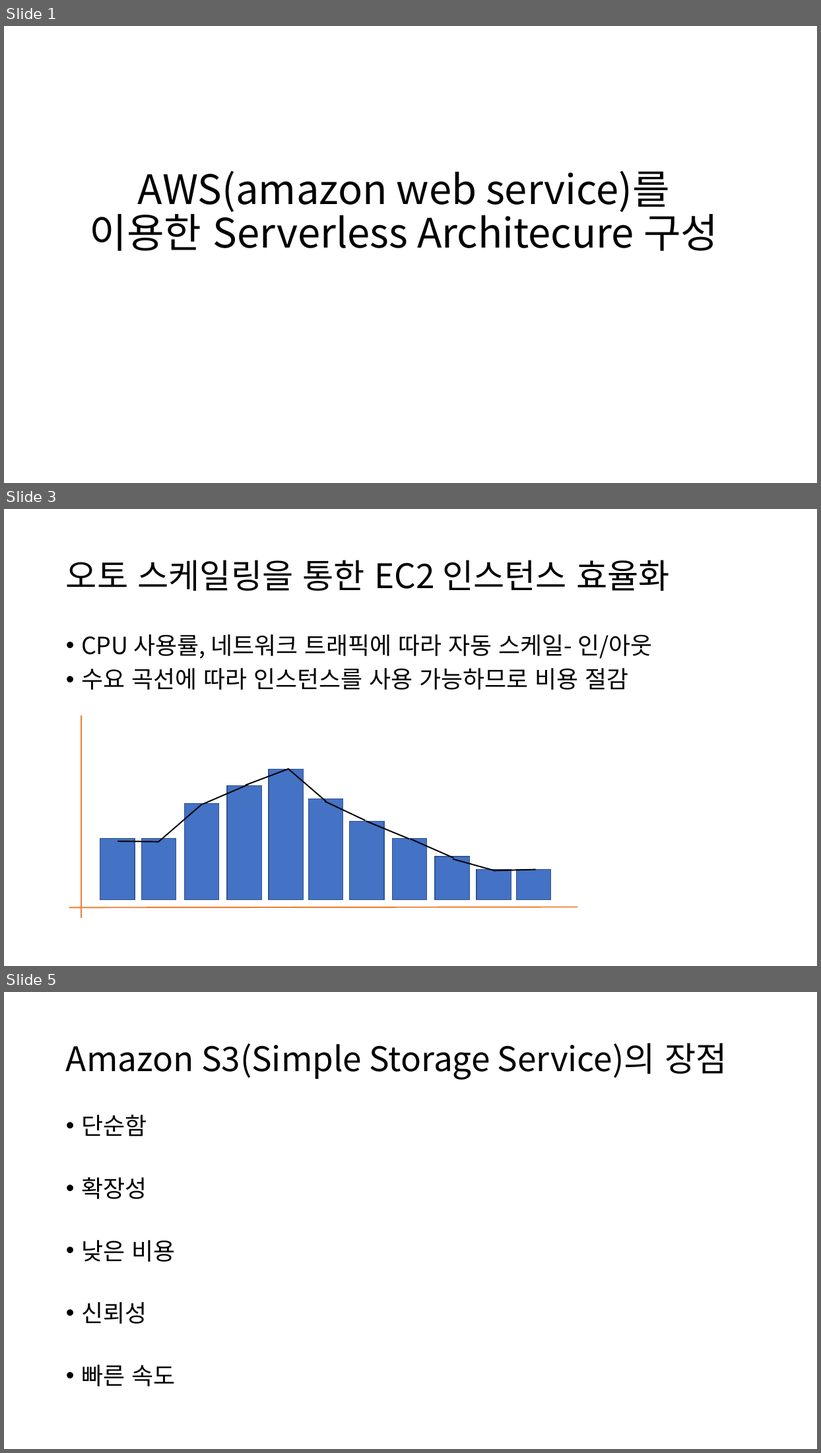
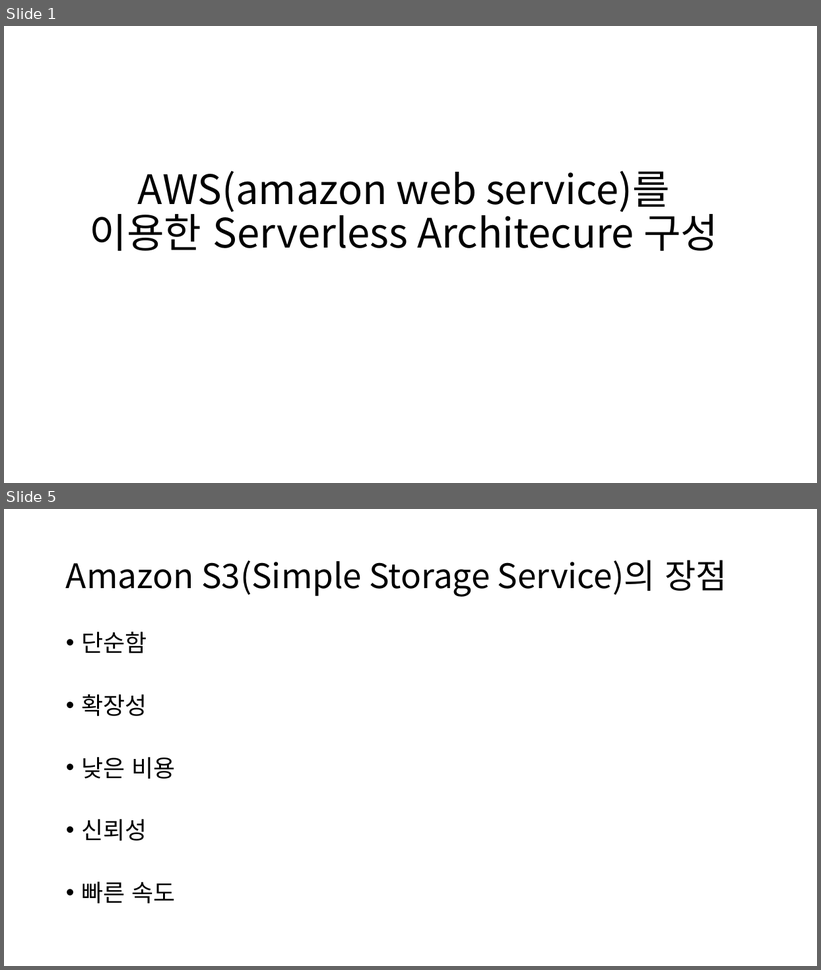
Before and after one commit to popuyaha/mlog-serverless-stack-test, a slide deck: AWS기반 Serverless 아키텍쳐.pptx. Shown one above the other, each under a label of ours: slides 1, 3 and 5 before the commit, slides 1 and 5 after it; the slides between them are not shown. The pictures are 821x1453 and 821x970 pixels, drawn with LibreOffice and Linux fonts; fonts in the diff are those of the drawing. Boxes give left, top, right and bottom in pixels: in the first picture for what was removed or moved away, otherwise in the second. Text is boxed around its words. In the diff, an @@ line names an element or a change of style, - is before the commit and + after.

```diff
--- a/AWS기반 Serverless 아키텍쳐.pptx
+++ b/AWS기반 Serverless 아키텍쳐.pptx
@@ slide 3 removed at (4,509,817,966), background #FFFFFF @@
@@ title removed at (66,560,670,591) @@
-오토 스케일링을 통한 EC2 인스턴스 효율화
@@ text removed at (81,634,652,690) @@
-• CPU 사용률, 네트워크 트래픽에 따라 자동 스케일- 인/아웃
-• 수요 곡선에 따라 인스턴스를 사용 가능하므로 비용 절감
@@ line removed from (81, 716) to (81, 918) @@
@@ line removed from (202, 805) to (248, 785) @@
@@ line removed from (246, 786) to (288, 770) @@
@@ rectangle removed at (269,770,304,900) @@
@@ line removed from (288, 769) to (326, 802) @@
@@ line removed from (159, 842) to (202, 805) @@
@@ rectangle removed at (185,803,219,900) @@
@@ rectangle removed at (227,786,262,900) @@
@@ rectangle removed at (308,799,343,900) @@
@@ line removed from (325, 802) to (366, 821) @@
@@ rectangle removed at (349,821,384,900) @@
@@ line removed from (366, 821) to (409, 839) @@
@@ rectangle removed at (100,839,135,900) @@
@@ line removed from (118, 842) to (159, 842) @@
@@ rectangle removed at (142,839,177,900) @@
@@ rectangle removed at (393,839,427,900) @@
@@ line removed from (411, 839) to (453, 859) @@
@@ rectangle removed at (435,857,470,900) @@
@@ line removed from (453, 859) to (495, 871) @@
@@ rectangle removed at (477,869,512,900) @@
@@ line removed from (494, 871) to (536, 870) @@
@@ rectangle removed at (516,869,551,900) @@
@@ line removed from (578, 908) to (69, 908) @@
```
Also in this commit, not shown: 2 slides changed, 4 slides added, 1 other slide removed, 19 other files.
